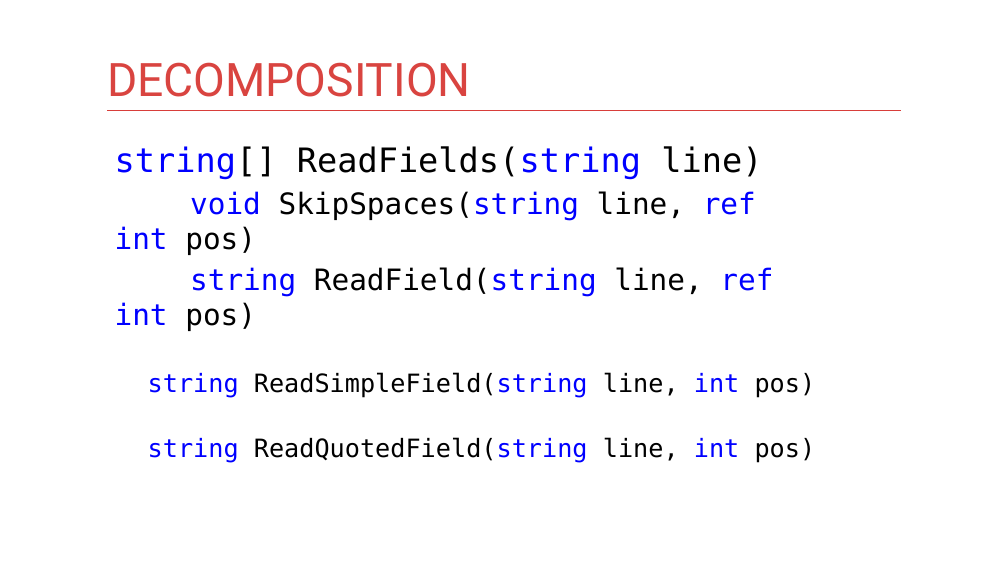
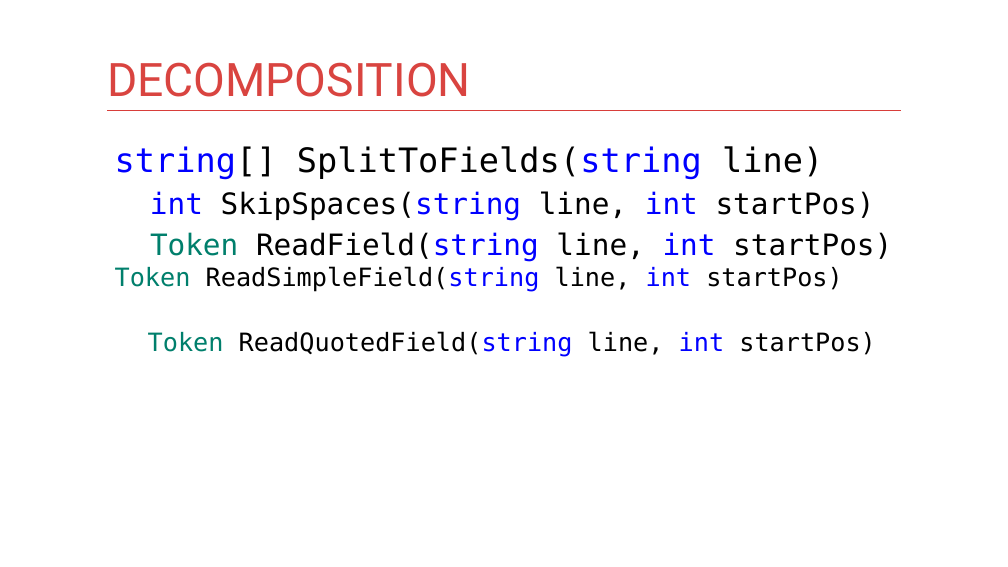
Before and after one commit to kontur-courses/clean-code, a slide deck: slide 18 of clean-code.pptx (slide 16 before the commit). Drawn at 1008x567 pixels with LibreOffice and Linux fonts; fonts in the diff are those of the drawing. Boxes give left, top, right and bottom in pixels: in the first picture for what was removed or moved away, otherwise in the second. Text is boxed around its words. In the diff, an @@ line names an element or a change of style, - is before the commit and + after.

```diff
--- a/clean-code.pptx
+++ b/clean-code.pptx
@@ text at (115,146,892,357): text changed @@
-string[] ReadFields(string line)
-void SkipSpaces(string line, ref int pos)
-string ReadField(string line, ref int pos)
-  string ReadSimpleField(string line, int pos)
-  string ReadQuotedField(string line, int pos)
+string[] SplitToFields(string line)
+int SkipSpaces(string line, int startPos)
+Token ReadField(string line, int startPos) Token ReadSimpleField(string line, int startPos)
+  Token ReadQuotedField(string line, int startPos)
```
Also in this commit, not shown: 4 other slides changed, 3 slides added, 1 other file.
